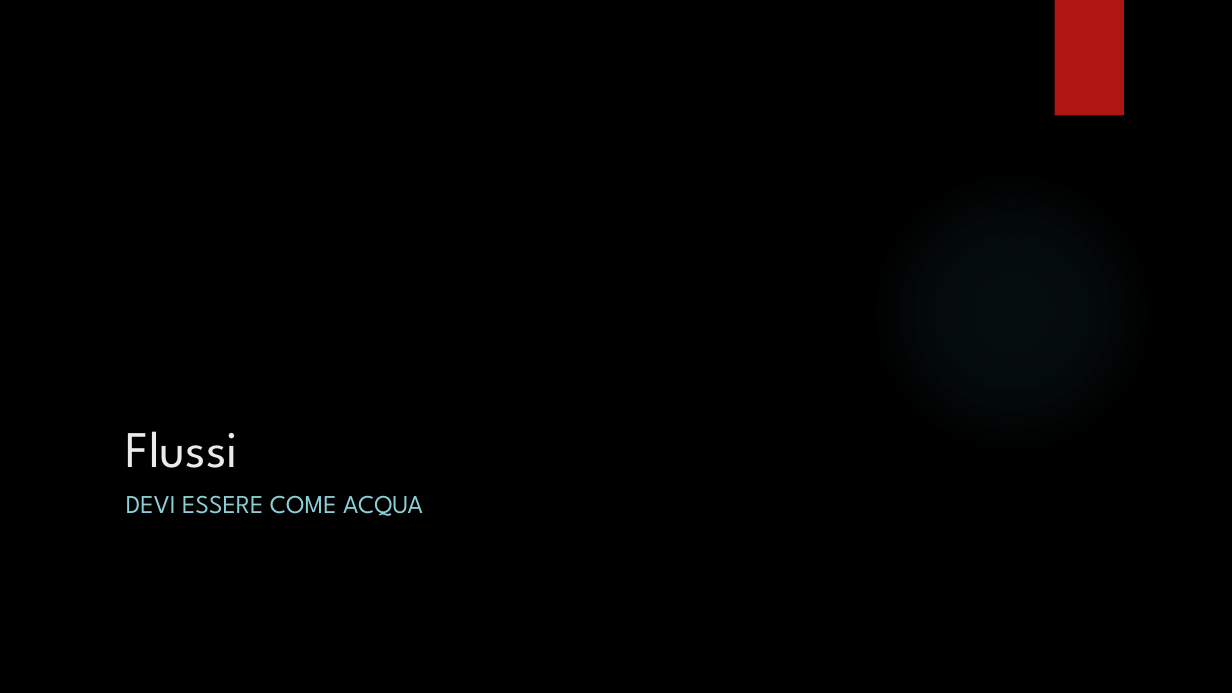
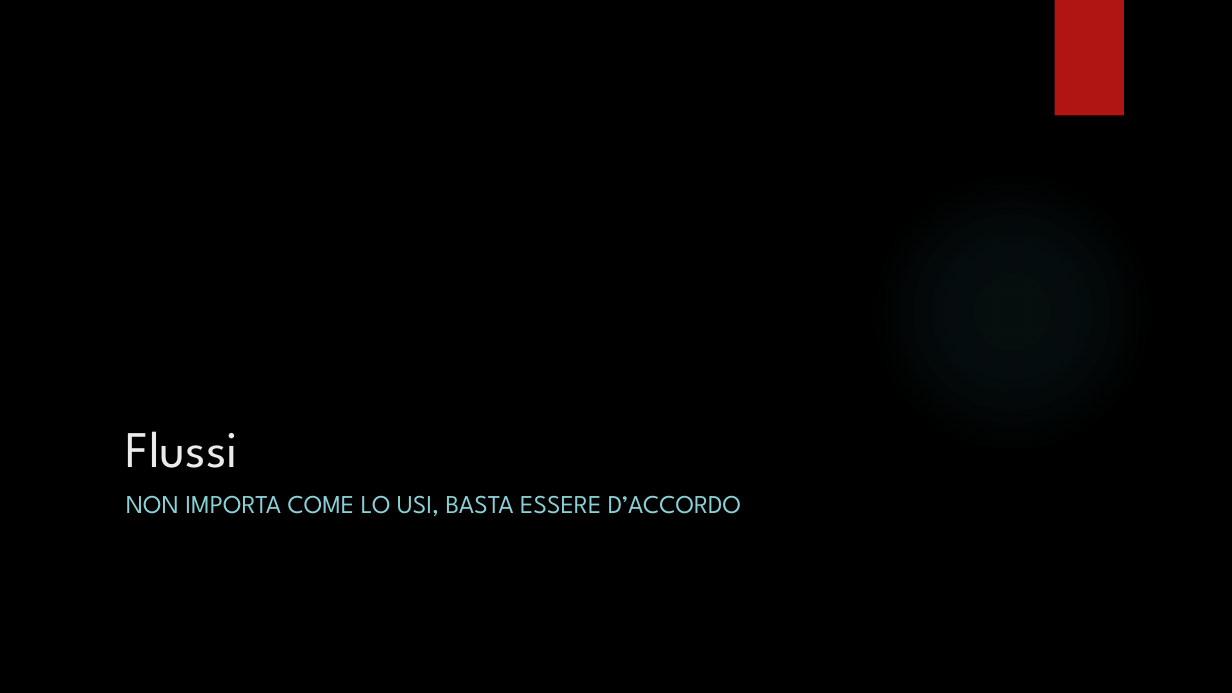
Before and after one commit to giuliocaccin/git-lo-stupido, a slide deck: slide 10 of Git.pptx (slide 8 before the commit). Drawn at 1232x693 pixels with LibreOffice and Linux fonts; fonts in the diff are those of the drawing; background and template pictures are left out. Boxes give left, top, right and bottom in pixels: in the first picture for what was removed or moved away, otherwise in the second. Text is boxed around its words. In the diff, an @@ line names an element or a change of style, - is before the commit and + after.

```diff
--- a/Git.pptx
+++ b/Git.pptx
@@ text at [126,495,741,516]: text changed @@
-DEVI ESSERE COME ACQUA
+NON IMPORTA COME LO USI, BASTA ESSERE D’ACCORDO
```
Also in this commit, not shown: 11 other slides changed, 21 slides added, 1 slide removed, 12 other files.
